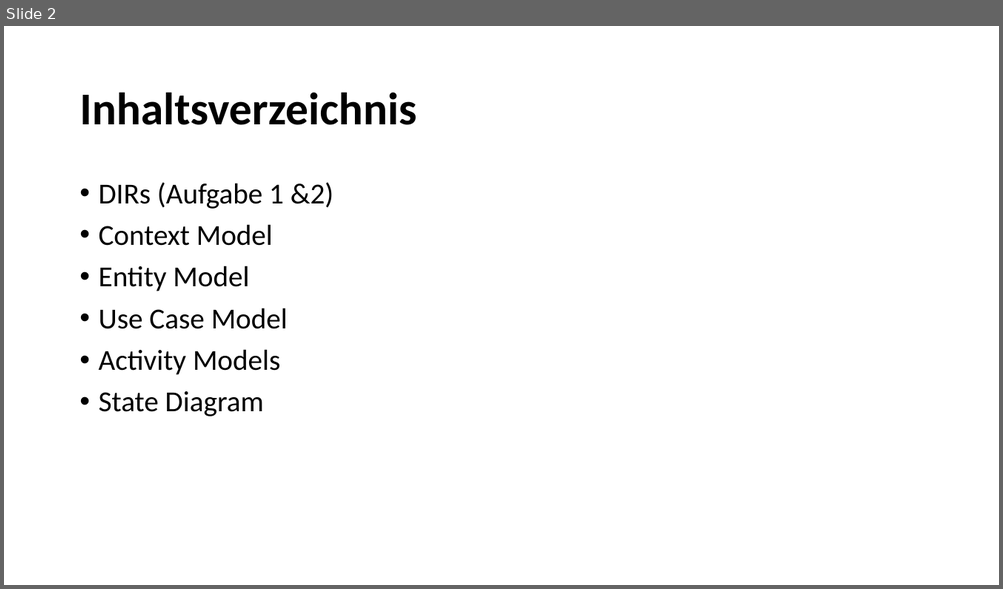
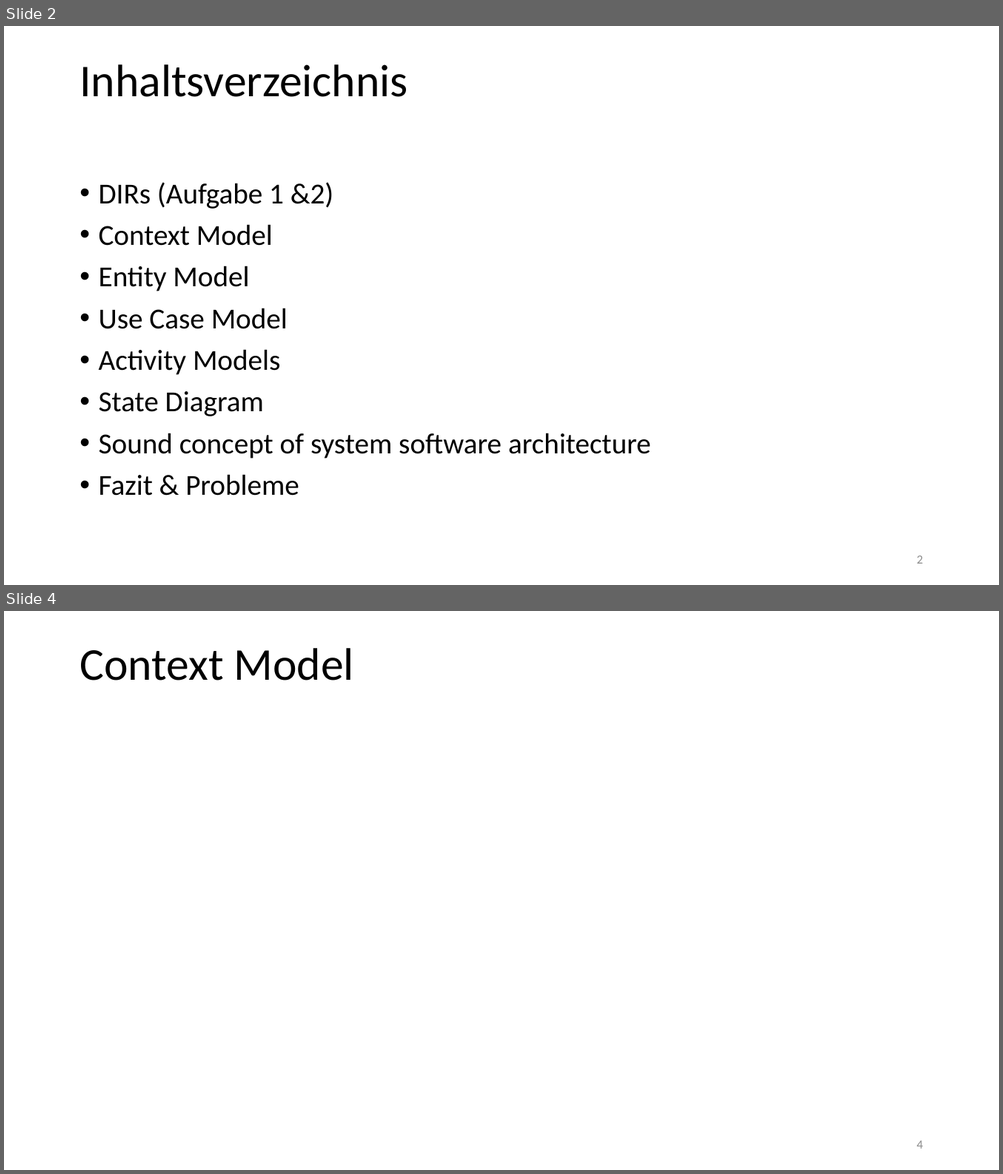
Before and after one commit to sid115/se-lab2, a slide deck: assets/presentation/presentation.pptx. Shown one above the other, each under a label of ours: slide 2 before the commit, slides 2 and 4 after it; the slides between them are not shown. The pictures are 1003x589 and 1003x1174 pixels, drawn with LibreOffice and Linux fonts; fonts in the diff are those of the drawing; background and template pictures are left out. Boxes give left, top, right and bottom in pixels: in the first picture for what was removed or moved away, otherwise in the second. Text is boxed around its words. In the diff, an @@ line names an element or a change of style, - is before the commit and + after.

```diff
--- a/assets/presentation/presentation.pptx
+++ b/assets/presentation/presentation.pptx
@@ slide 4 added at bbox=[4, 611, 999, 1170], background picture (left out) @@
@@ title added at bbox=[79, 648, 354, 681], 44 pt, text #000000 @@
+Context Model
@@ page number added at bbox=[916, 1141, 922, 1149], 12 pt, text #8C8C8C @@
+4
@@ slide 2 changed as well @@
@@ title "Inhaltsverzeichnis": place and size @@
-title "Inhaltsverzeichnis" at bbox=[79, 92, 416, 125]
+title "Inhaltsverzeichnis" at bbox=[79, 64, 407, 97]
@@ title "Inhaltsverzeichnis" at bbox=[79, 64, 407, 97]: bold off @@
@@ text at bbox=[99, 433, 651, 496]: paragraphs added @@
+• Sound concept of system software architecture
+• Fazit & Probleme
@@ page number added at bbox=[916, 556, 922, 564], 12 pt, text #8C8C8C @@
+2
```
Also in this commit, not shown: 2 other slides changed, 8 other slides added, 5 slides removed, 8 other files.
